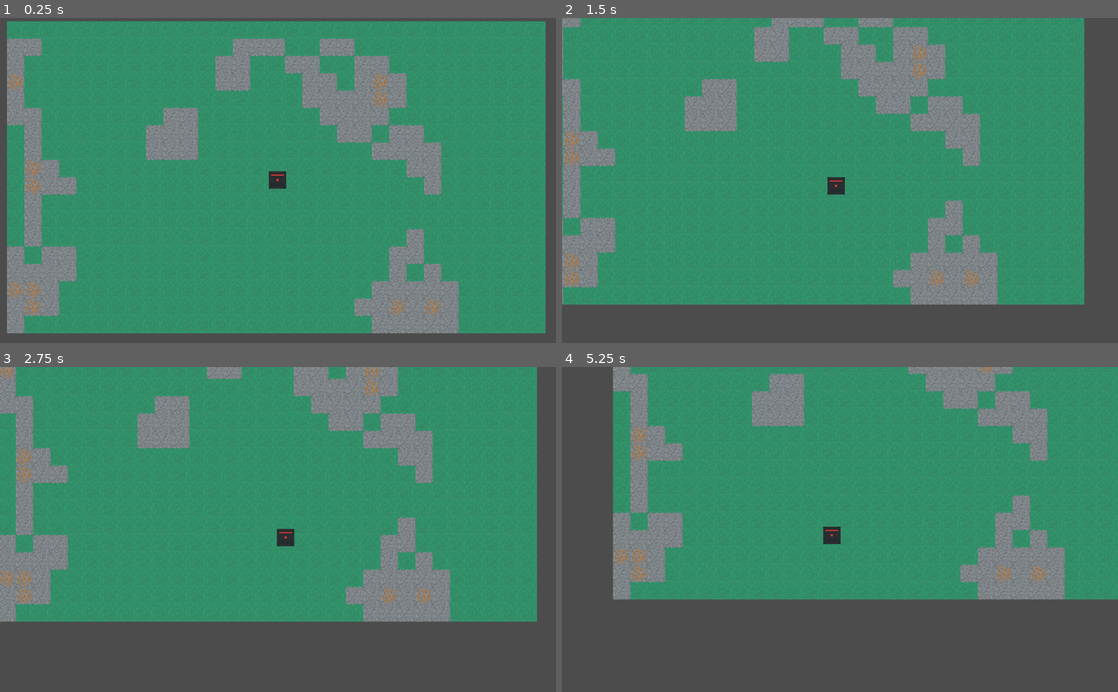
Above: before the commit, frames 1-4 (two rows, left to right).
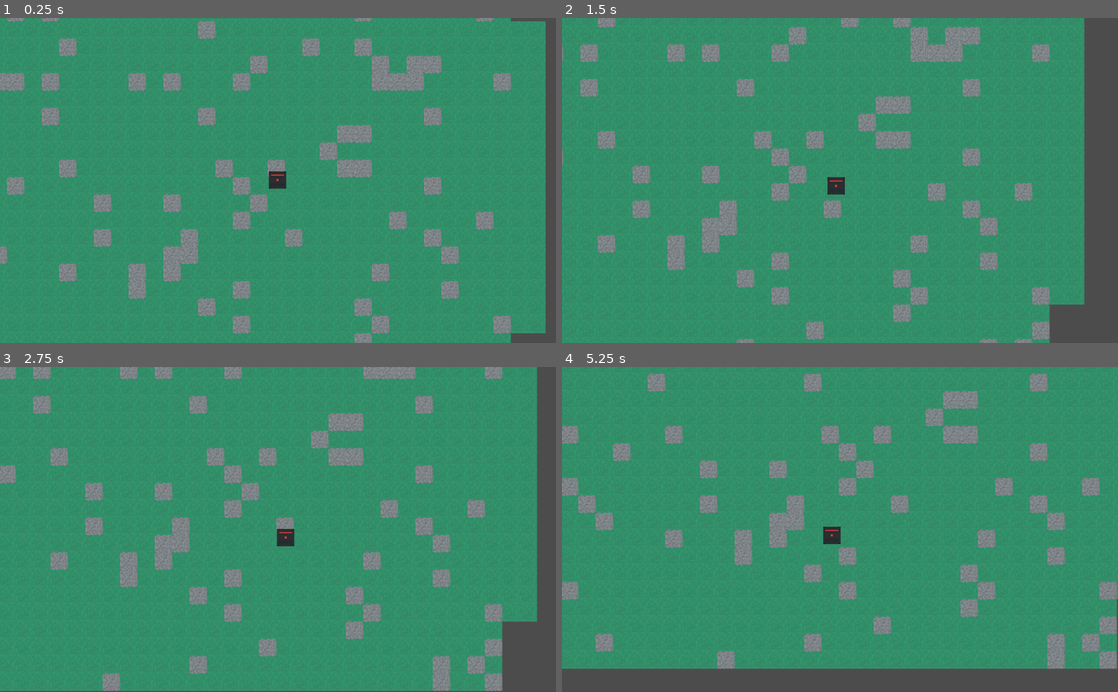
Above: after the commit, the same moments.

Repository: cloudrex/steak
Game: Godot game, scene res://world.tscn
Same seed, same stepped clock (60 frames per second), same inputs: the game is played once before the commit and once after it.
Inputs (mouse positions are in pixels of both pictures, inside the frame that each line leads up to):
- Up to frame 1 (0.25 s): no input
- Up to frame 2 (1.5 s): move the mouse to (962, 164) at 0.52 s; hold Right (move_right) 0.53-1.28 s; hold Down (move_bottom) 0.53-1.28 s; click (962, 164) at 0.67 s; move the mouse to (728, 196) at 1.27 s; hold Left (move_left) from 1.28 s (still down); tap Down (move_bottom) at 1.35 s; click (728, 196) at 1.42 s
- Up to frame 3 (2.75 s): move the mouse to (333, 458) at 2.02 s; release Left (move_left) at 2.03 s; hold Right (move_right) from 2.03 s (still down); hold Down (move_bottom) from 2.03 s (still down); click (333, 458) at 2.17 s
- Up to frame 4 (5.25 s): move the mouse to (812, 594) at 2.77 s; release Right (move_right) at 2.78 s; release Down (move_bottom) at 2.78 s; hold Up (move_up) 2.78-3.53 s; tap Down (move_bottom) at 2.85, 4.35 s; click (812, 594) at 2.92 s; move the mouse to (1006, 578) at 3.52 s; hold Down (move_bottom) 3.53-4.28 s; hold Left (move_left) from 3.53 s (still down); click (1006, 578) at 3.67 s; move the mouse to (673, 480) at 4.27 s; click (673, 480) at 4.42 s; move the mouse to (867, 529) at 5.02 s; hold Down (move_bottom) from 5.03 s (still down); click (867, 529) at 5.17 s

The runs differ from the first frame. In frame 1, 27% of the frame differs, in the area x 0-92%, y 0-100%; in frame 2, 30%; in frame 3, 37%; in frame 4, 45%, in the area x 0-100%, y 0-93%.

Commit message:
Improve terrain generation

Diff:
--- a/tileMap.gd
+++ b/tileMap.gd
@@ -1,9 +1,49 @@
 extends TileMap
 
-const _tileIdGrass = 2
+enum Tile {STONE = 0, COPPER = 1, GRASS = 2}
+
+var rarity = {Tile.GRASS: 15, Tile.STONE: 5, Tile.COPPER: 80}
+var tiles = [Tile.GRASS, Tile.STONE, Tile.COPPER]
 
 func _ready():
+	generate()
 	print("TileMap ready")
+
+
+func getNextTile():
+	# Generate a random number from 1-100.
+	var pick = randi() % 100 + 1
+
+	# Create the resulting tile buffer.
+	var result = tiles[0]
+
+	for tile in tiles:
+		if (pick >= rarity[tile]):
+			result = tile
+
+			break
+
+	return result
+
+func generate():
+	var start = Vector2(-16, -16)
+	var end = Vector2(16, 16)
+	var buffer = start
+
+	# Column.
+	while (buffer.x != end.x):
+		self.set_cellv(buffer, getNextTile())
+		buffer.x += 1
+
+		# Row.
+		while (buffer.y != end.y):
+			self.set_cellv(buffer, getNextTile())
+			buffer.y += 1
+
+		# Reset row counter.
+		buffer.y = start.y
+
+	print("Terrain generation completed")
 
 func _process(delta):
 	if (Input.is_mouse_button_pressed(BUTTON_LEFT)):
@@ -11,7 +51,6 @@
 		var location = self.world_to_map(mousePosition)
 		var cell = self.get_cell(location.x, location.y)
 
-		if (cell != -1):
-			print(self.tile_set.tile_get_name(cell))
-		else:
-			self.set_cell(location.x, location.y, _tileIdGrass)
+		if (cell == -1):
+			print("Set cell at: (" + str(location.x) + ", " + str(location.y) + ")")
+			self.set_cell(location.x, location.y, Tile.GRASS)
--- a/world-tileset.tres
+++ b/world-tileset.tres
@@ -15,7 +15,7 @@
 0/navigation_offset = Vector2( 8, 8 )
 0/shapes = [  ]
 0/z_index = 0
-1/name = "MiniralCopper"
+1/name = "MineralCopper"
 1/texture = ExtResource( 2 )
 1/tex_offset = Vector2( 0, 0 )
 1/modulate = Color( 1, 1, 1, 1 )
